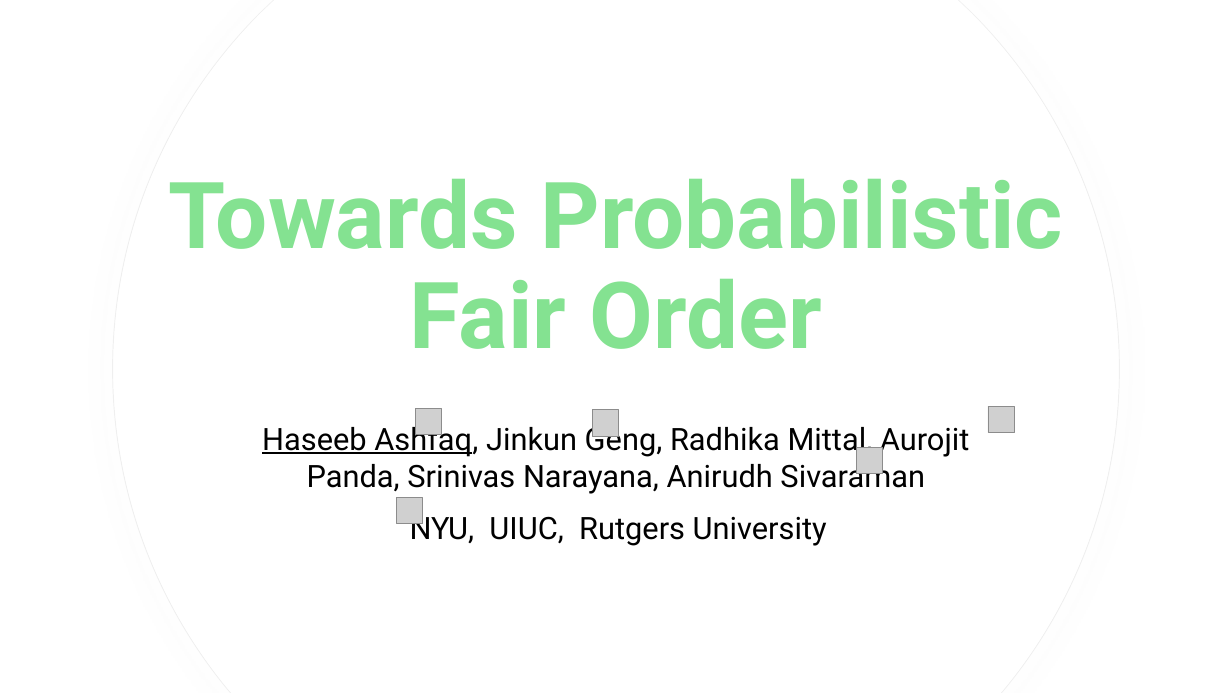
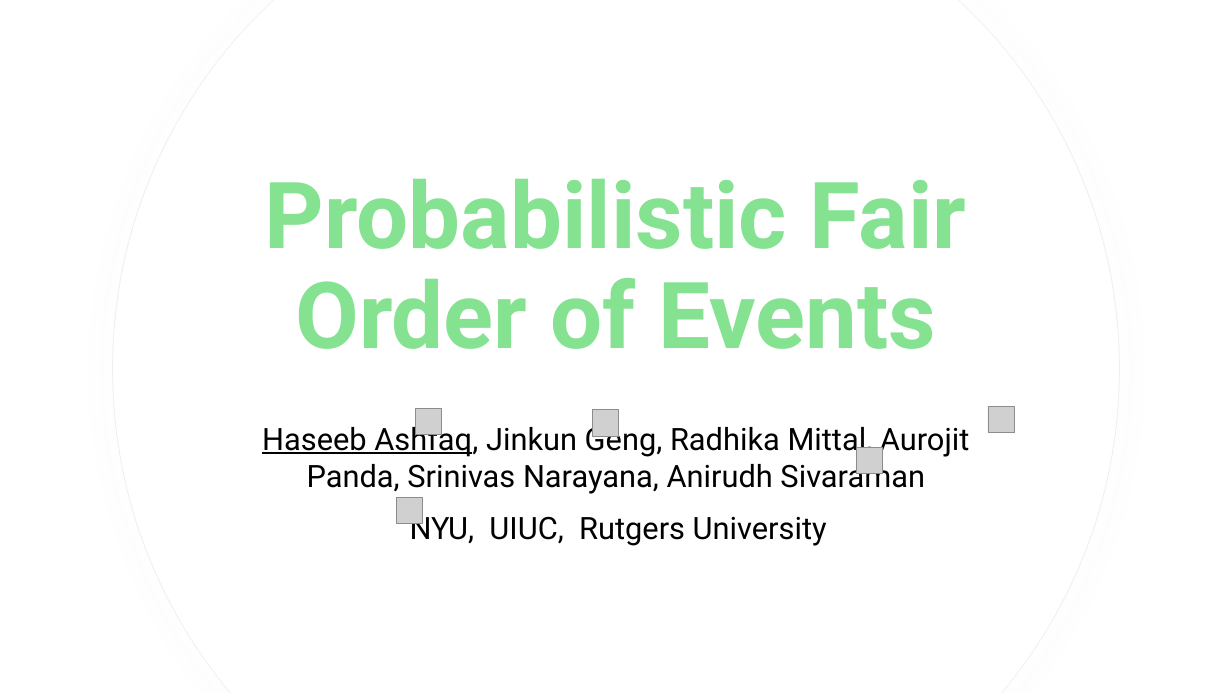
Before and after one commit to HaseebLUMS/Onyx-Presentation, a slide deck: slide 1 of NESysDay2026-tommy.pptx. Drawn at 1232x693 pixels with LibreOffice and Linux fonts; fonts in the diff are those of the drawing; grey boxes stand for pictures; background and template pictures are left out. Boxes give left, top, right and bottom in pixels: in the first picture for what was removed or moved away, otherwise in the second. Text is boxed around its words. In the diff, an @@ line names an element or a change of style, - is before the commit and + after.

Commit message:
add new presentation

```diff
--- a/NESysDay2026-tommy.pptx
+++ b/NESysDay2026-tommy.pptx
@@ title at (265, 179, 967, 349): text changed @@
-Towards Probabilistic Fair Order
+Probabilistic Fair Order of Events
```
